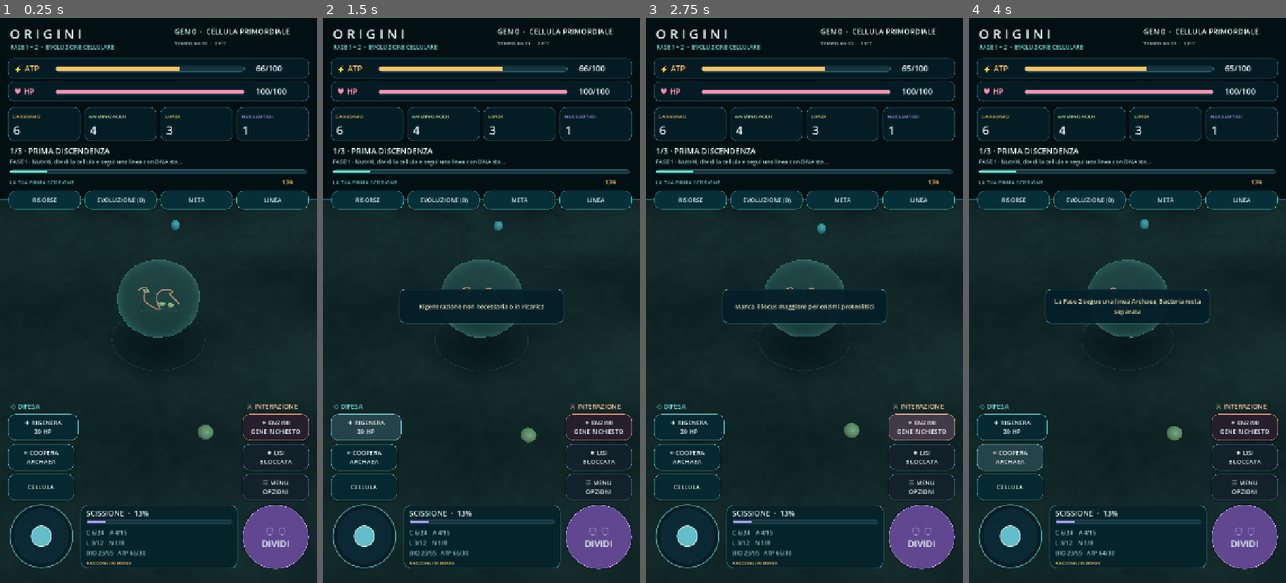
Above: before the commit, frames 1-4 (left to right).
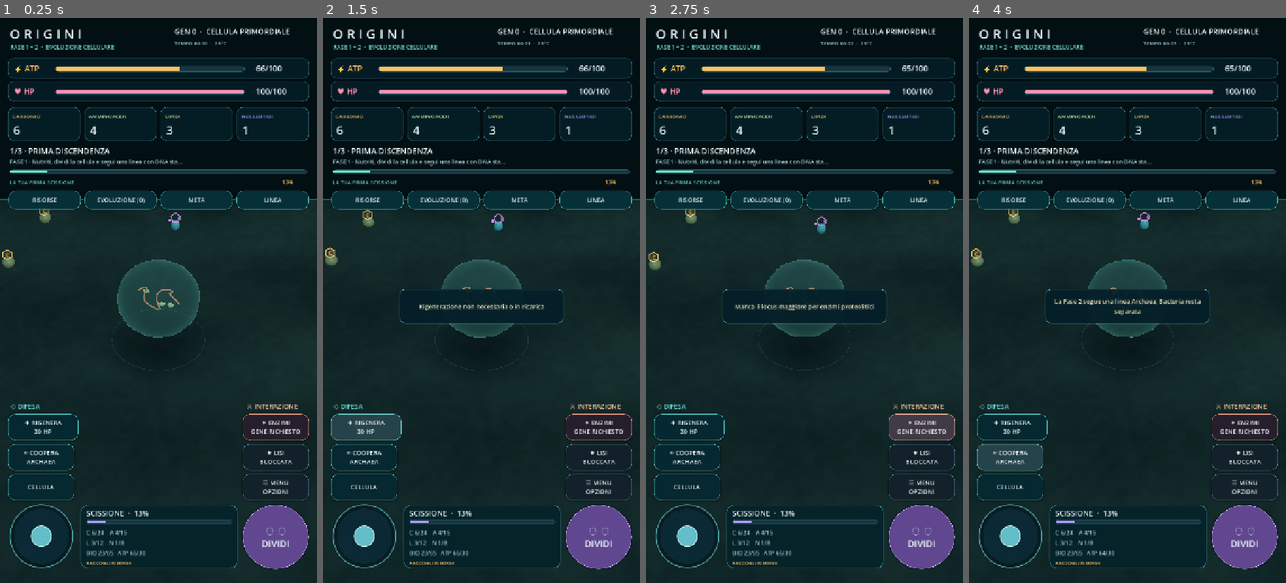
Above: after the commit, the same moments.

Repository: scorbetta17-gif/Origini
Game: Godot game, scene res://scenes/Main.tscn
Two runs of this game, one before a commit and one after it. Both use one fixed random seed, a clock stepped at 60 frames per second and the inputs below.
Inputs:
- Up to frame 1 (0.25 s): no input
- Up to frame 2 (1.5 s): click "◌ ◌ DIVIDI" at 0.5 s; click "✚ RIGENERA 30 HP" at 1.25 s
- Up to frame 3 (2.75 s): click "✦ ENZIMI GENE RICHIESTO" at 2 s
- Up to frame 4 (4 s): click "✷ LISI BLOCCATA" at 2.75 s; click "∞ COOPERA ARCHAEA" at 3.5 s

The runs differ from the first frame. In frame 1, 0.3% of the frame differs, in the area x 0-68%, y 33-75%; in frame 2, 0.3%, in the area x 0-68%, y 33-76%; in frame 3, 0.3%; in frame 4, 0.3%.

Commit message:
Project readable nutrient symbols onto 3D positions and improve early-game discoverability

Diff:
--- a/src/main.gd
+++ b/src/main.gd
@@ -11,6 +11,7 @@
 const JoystickScript = preload("res://src/virtual_joystick.gd")
 const ClassicHudScript = preload("res://src/classic_hud.gd")
 const PhenotypePortraitScript = preload("res://src/phenotype_portrait.gd")
+const NutrientMarkersScript = preload("res://src/nutrient_markers.gd")
 const SAVE_PATH = "user://origini_067.json"
 # Biomi termici localizzati: il resto dell'oceano resta temperato e spoglio.
 const THERMAL_SOURCES = [Vector2(-11.0, 3.0), Vector2(16.0, -14.0)]
@@ -97,6 +98,7 @@
 var notice_expires: float = -1.0
 var hud: Control
 var classic_hud: OriginiClassicHud
+var nutrient_markers: OriginiNutrientMarkers
 var toast_back: Panel
 var overlay: ColorRect
 var overlay_panel: Panel
@@ -171,9 +173,16 @@
         joystick.reset_input()
     var starter: Dictionary = _base_traits()
     _create_entity("C-000", "", 0, "pre_luca", starter, Vector3.ZERO, true)
-    # Materiali abiotici: nessun frammento di DNA o detrito cellulare prima delle cellule.
-    for i in range(44):
-        _create_nutrient(TYPES[i % 4], Vector3(rng.randf_range(-22.0,22.0),.19,rng.randf_range(-22.0,22.0)))
+    # Anche il primo minuto offre nutrienti visibili vicino alla cellula,
+    # con materiali abiotici distribuiti nel resto dell'oceano.
+    for i in range(68):
+        var center_spawn: bool = i < 24
+        var spread: float = 7.0 if center_spawn else 22.0
+        var x: float = rng.randf_range(-spread,spread)
+        var z: float = rng.randf_range(-spread,spread)
+        if center_spawn and Vector2(x,z).length() < 1.8:
+            x += 2.0 if x >= 0 else -2.0
+        _create_nutrient(TYPES[i % 4], Vector3(x,.19,z))
     _close_overlay()
     _refresh_hud()
 
@@ -434,6 +443,7 @@
         if is_instance_valid(n["node"]):
             n["node"].position.y = float(n["origin_y"]) + sin(t*1.8+float(n["bob"]))*0.04
     _collect_nearby()
+    _update_nutrient_markers()
     eco_tick += delta
     if eco_tick >= .22:
         _update_ecosystem(eco_tick)
@@ -597,6 +607,26 @@
         if nutrient_respawn >= .22:
             _create_nutrient(TYPES[rng.randi_range(0,3)], Vector3(rng.randf_range(-23,23),.29,rng.randf_range(-23,23)))
             nutrient_respawn = 0.0
+
+func _update_nutrient_markers() -> void:
+    if not is_instance_valid(nutrient_markers) or not nutrient_markers.visible:
+        return
+    var rect: Vector2 = get_viewport().get_visible_rect().size
+    var points: Array[Dictionary] = []
+    var top_safe: float = classic_hud.panel_height()+8.0
+    var bottom_safe: float = rect.y-160.0
+    for n in nutrients:
+        var node: MeshInstance3D = n["node"]
+        if not is_instance_valid(node) or not node.visible:
+            continue
+        var where: Vector3 = node.position+Vector3(0,.12,0)
+        if camera.is_position_behind(where):
+            continue
+        var screen: Vector2 = camera.unproject_position(where)
+        if screen.y < top_safe or screen.y > bottom_safe:
+            continue
+        points.append({"pos":screen,"kind":str(n["kind"]),"scale":1.0})
+    nutrient_markers.configure(points,top_safe,bottom_safe,rect)
 
 func _nearest_nutrient(at: Vector3, max_distance: float) -> int:
     var result: int = -1
@@ -1561,6 +1591,10 @@
     classic_hud = ClassicHudScript.new()
     classic_hud.name = "MobileClassicHUD"
     hud.add_child(classic_hud)
+    nutrient_markers = NutrientMarkersScript.new()
+    nutrient_markers.name = "WorldNutrientGlyphs"
+    hud.add_child(nutrient_markers)
+    hud.move_child(nutrient_markers,0)
     title_label = _label("ORIGINI",21)
     hud.add_child(title_label)
     status_label = _label("ATP · HP · biomassa",15)
@@ -1648,6 +1682,8 @@
     var portrait: bool = wh.y > wh.x
     classic_hud.set_viewport(wh)
     classic_hud.visible = portrait
+    nutrient_markers.size = wh
+    nutrient_markers.visible = portrait
     for label in [title_label,status_label,objective_label]:
         label.visible = not portrait
     for bar in [hp_bar,atp_bar,scission_bar]:
